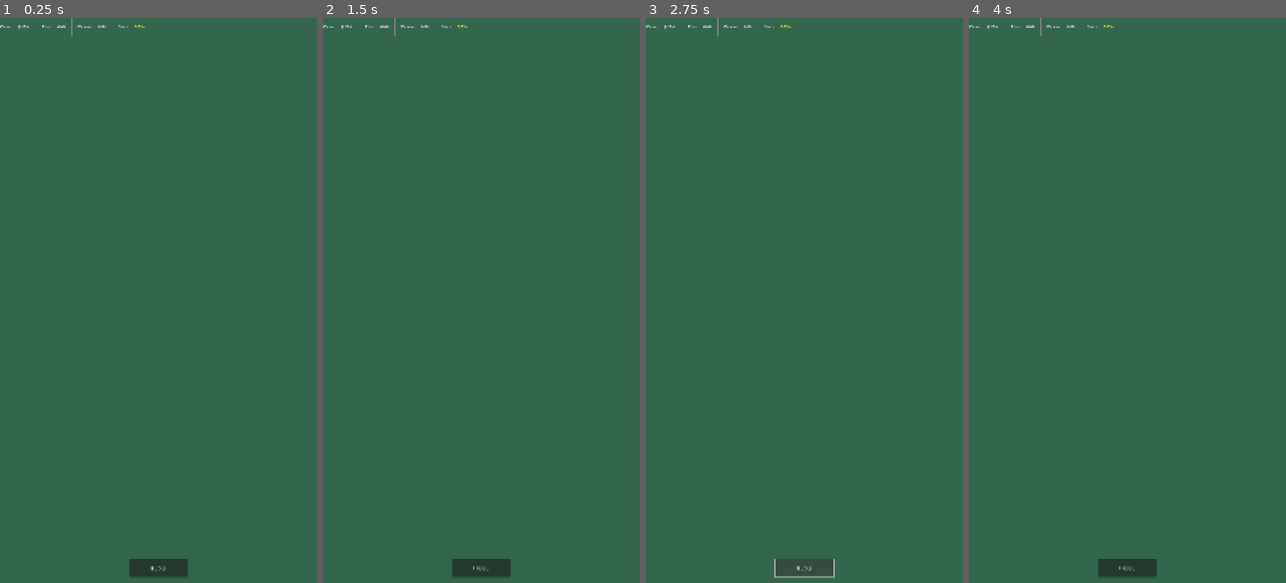
Above: before the commit, frames 1-4 (left to right).
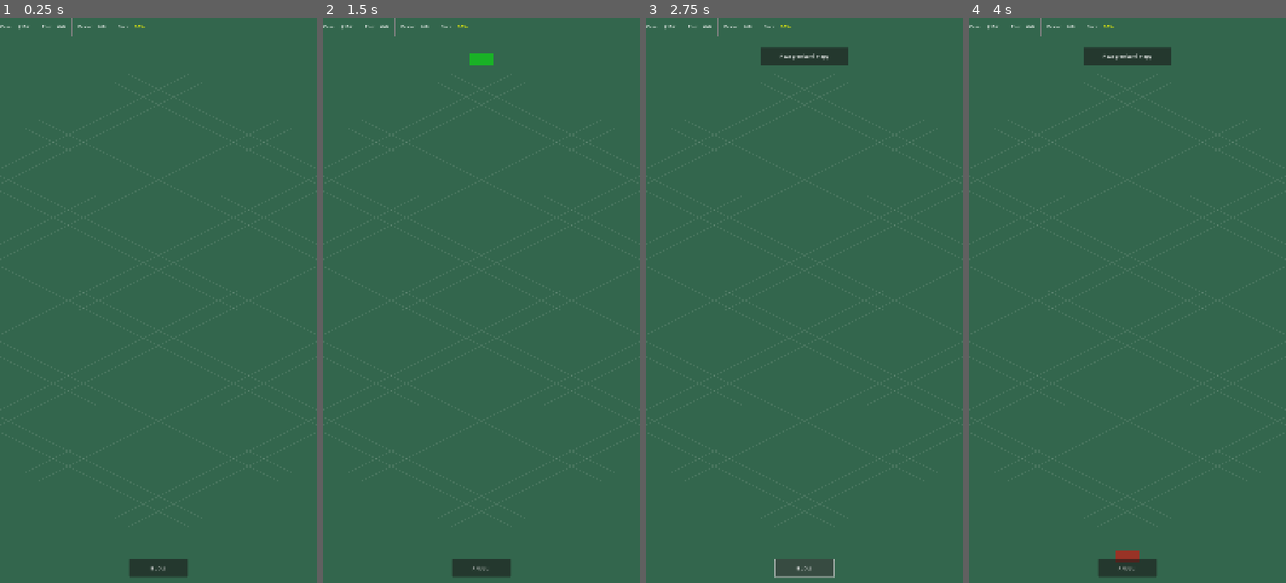
Above: after the commit, the same moments.

Repository: forzex1337/PierwszaGra
Game: Godot game, scene res://scenes/main.tscn
Same seed, same stepped clock (60 frames per second), same inputs: the game is played once before the commit and once after it.
Inputs:
- Up to frame 1 (0.25 s): no input
- Up to frame 2 (1.5 s): click "BUDUJ" at 0.5 s; click "Droga ($10)" at 1.25 s
- Up to frame 3 (2.75 s): click "ANULUJ" at 2 s
- Up to frame 4 (4 s): click "BUDUJ" at 2.75 s; click "Dom ($500)" at 3.5 s

The runs differ from the first frame. In frame 1, less than 0.1% of the frame differs, in the area x 16-84%, y 21-79%; in frame 2, 0.2%; in frame 3, 0.9%; in frame 4, 1.1%, in the area x 16-84%, y 5-97%.
Error before the commit: Parse Error: Cannot infer the type of "neighbor" variable because the value doesn't have a set type. (res://scripts/autoload/grid_manager.gd:112)

Commit message:
Fix GDScript type inference errors for Godot 4.5 compatibility
Add explicit type annotations to resolve "Cannot infer type" errors:
- grid_manager.gd: typed Array[Vector2i] and loop variable
- game.gd: typed pinch zoom variables with Vector2 casts
- message_popup.gd: typed String for pop_front() result

Also update project to Godot 4.5 and add .godot/ to gitignore.

🤖 Generated with [Claude Code](https://claude.com/claude-code)

Co-Authored-By: Claude Opus 4.5 <noreply@anthropic.com>

Diff:
--- a/project.godot
+++ b/project.godot
@@ -13,7 +13,7 @@
 config/name="GridTopia"
 config/description="Izometryczna gra budowania miasta na mobile"
 run/main_scene="res://scenes/main.tscn"
-config/features=PackedStringArray("4.3", "Mobile")
+config/features=PackedStringArray("4.5", "Mobile")
 config/icon="res://icon.svg"
 
 [autoload]
--- a/scripts/autoload/grid_manager.gd
+++ b/scripts/autoload/grid_manager.gd
@@ -107,9 +107,9 @@
 # Pobierz sąsiadów (4 kierunki)
 func get_neighbors(grid_pos: Vector2i) -> Array[Vector2i]:
 	var neighbors: Array[Vector2i] = []
-	var directions := [Vector2i(1, 0), Vector2i(-1, 0), Vector2i(0, 1), Vector2i(0, -1)]
-	for dir in directions:
-		var neighbor := grid_pos + dir
+	var directions: Array[Vector2i] = [Vector2i(1, 0), Vector2i(-1, 0), Vector2i(0, 1), Vector2i(0, -1)]
+	for dir: Vector2i in directions:
+		var neighbor: Vector2i = grid_pos + dir
 		if is_in_bounds(neighbor):
 			neighbors.append(neighbor)
 	return neighbors
--- a/scripts/game.gd
+++ b/scripts/game.gd
@@ -70,8 +70,8 @@
 			camera_start_pos = camera.position
 		elif touches.size() == 2:
 			# Dwa palce - start pinch zoom
-			var touch_positions := touches.values()
-			initial_pinch_distance = touch_positions[0].distance_to(touch_positions[1])
+			var touch_positions: Array = touches.values()
+			initial_pinch_distance = (touch_positions[0] as Vector2).distance_to(touch_positions[1] as Vector2)
 			initial_zoom = camera.zoom
 	else:
 		# Palec podniesiony
@@ -91,11 +91,11 @@
 		_clamp_camera()
 	elif touches.size() == 2:
 		# Pinch zoom
-		var touch_positions := touches.values()
-		var current_distance := touch_positions[0].distance_to(touch_positions[1])
+		var touch_positions: Array = touches.values()
+		var current_distance: float = (touch_positions[0] as Vector2).distance_to(touch_positions[1] as Vector2)
 		if initial_pinch_distance > 0:
-			var zoom_factor := current_distance / initial_pinch_distance
-			var new_zoom := initial_zoom * zoom_factor
+			var zoom_factor: float = current_distance / initial_pinch_distance
+			var new_zoom: Vector2 = initial_zoom * zoom_factor
 			camera.zoom = new_zoom.clamp(Vector2(MIN_ZOOM, MIN_ZOOM), Vector2(MAX_ZOOM, MAX_ZOOM))
 
 func _handle_mouse_button(event: InputEventMouseButton) -> void:
--- a/scripts/ui/message_popup.gd
+++ b/scripts/ui/message_popup.gd
@@ -24,7 +24,7 @@
 		hide()
 		return
 
-	var text := message_queue.pop_front()
+	var text: String = message_queue.pop_front()
 	if label:
 		label.text = text
 	show()
Not shown, added: .gitignore
